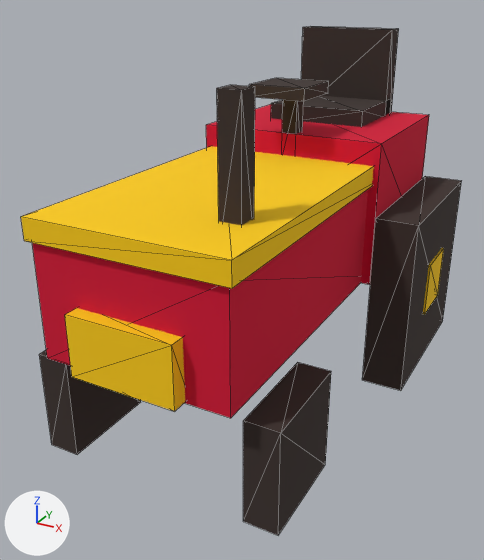
A saved change to the glTF model public/models/tractor.glb.
Rendered twice from a 50 mm lens placed at (1.48, -2.88, 2.03), pointed at (-0.04, -0.12, 0.65). Every picture has the same lights, and +X, +Y and +Z are marked at lower left. The picture after the commit comes second. Mesh edges are drawn as thin lines.
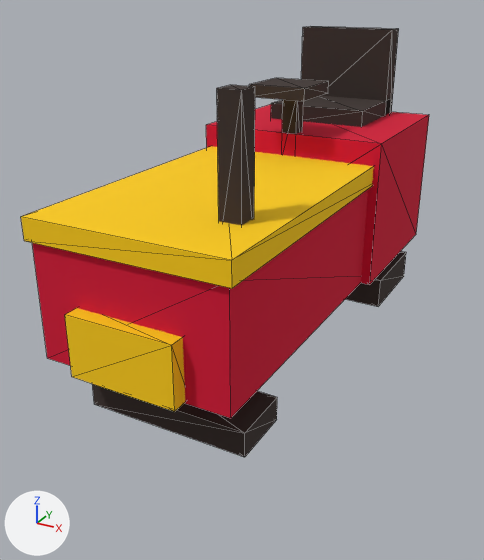
Edits to the bpy script that builds the scene:
```text
Change me_mesh_0:
    used by ob_mesh_0; location = (0.0, 0.0, 0.0)
    remove me_mesh_0.from_pydata(...)  # 120 vertices, 180 faces; spans x -0.74..0.74, y -1.17..1.23, z 0.0..1.8
    add me_mesh_0.from_pydata(...)  # 88 vertices, 132 faces; spans x -0.5..0.5, y -1.17..1.2, z 0.24..1.8
    me_mesh_0 part 1: a new loose piece, a box spanning x -0.5..0.5, y 0.5..1.0, z 0.36..0.52, in mat_dark (brown #3a2e2a)
    me_mesh_0 part 2: a new loose piece, a box spanning x -0.4..0.4, y -0.9..-0.6, z 0.24..0.36, in mat_dark (brown #3a2e2a)
    me_mesh_0 part 3: 6 loose pieces with 48 vertices, spanning x -0.74..0.74, y -1.0..1.23, z 0.0..0.95, are deleted
```

Where the change shows, as pixel boxes (x1, y1, x2, y2) in the pictures (484 x 560 px):
'Mesh_0', reshaped (7% narrower, 15% shorter)
    before: (21, 26, 461, 535)
    after: (21, 26, 429, 457)
part 1 of me_mesh_0, added
    after: (346, 251, 406, 307)
part 2 of me_mesh_0, added
    after: (92, 384, 277, 457)
part 3 of me_mesh_0, deleted
    before: (39, 176, 461, 535)
